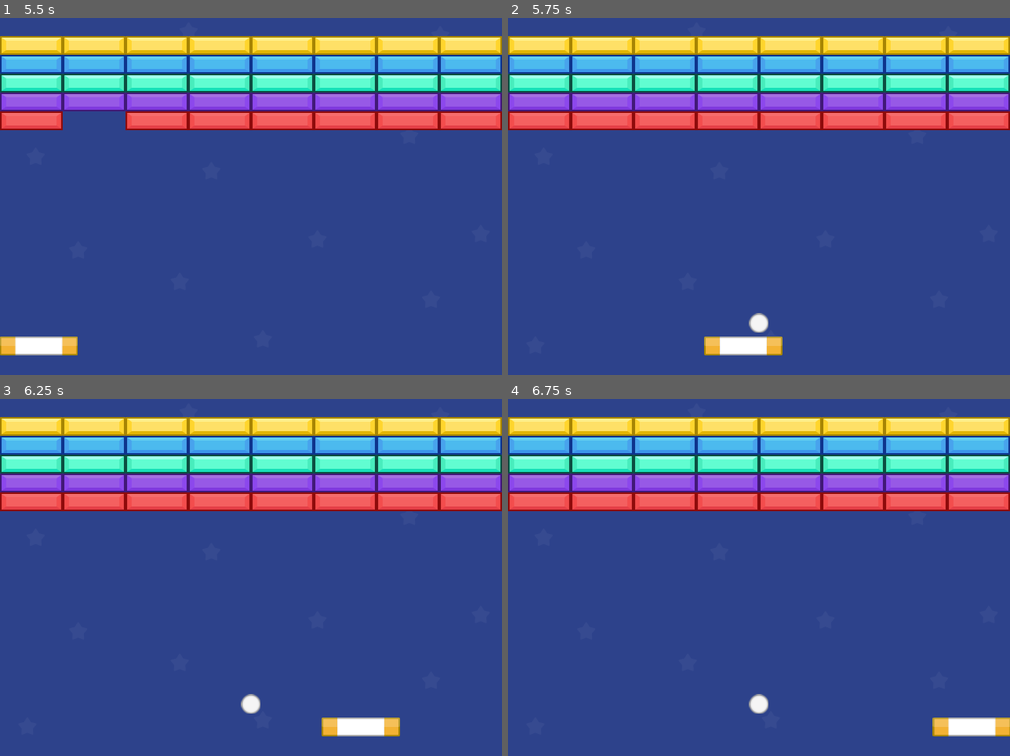
Above: before the commit, frames 1-4 (two rows, left to right).
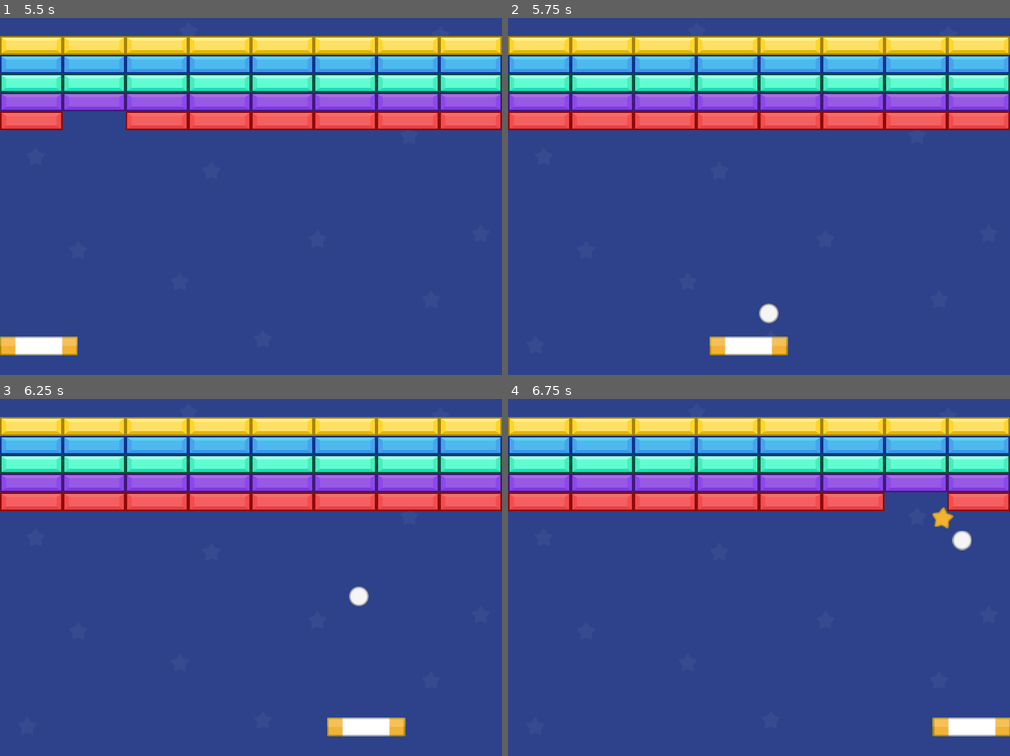
Above: after the commit, the same moments.

Repository: lukelfp/Super-Arkanoid
Game: Godot game, scene res://scenes/level_1.tscn
Two runs of this game, one before a commit and one after it. Both use one fixed random seed, a clock stepped at 60 frames per second and the inputs below.
Inputs:
- Up to frame 1 (5.5 s): tap Enter at 0.5 s; hold D (right) 0.53-1.28 s; hold Space (start) 0.53-1.28 s; hold A (left) 1.28-2.03 s; tap Space (start) at 1.35, 2.85, 3.5, 4.35 s; hold Space (start) 2.03-2.78 s; hold D (right) 2.03-3.53 s; hold Space (start) 3.53-4.28 s; hold A (left) from 3.53 s (still down); hold Space (start) from 5.03 s (still down)
- Up to frame 2 (5.75 s): keep holding A (left); keep holding Space (start)
- Up to frame 3 (6.25 s): release A (left) at 5.78 s; release Space (start) at 5.78 s; hold D (right) from 5.78 s (still down); tap Space (start) at 5.85 s
- Up to frame 4 (6.75 s): keep holding D (right); hold Space (start) from 6.53 s (still down)

Frame 1 is identical in both runs. In frame 2, 0.6% of the frame differs, in the area x 39-56%, y 80-95%; in frame 3, 0.6%; in frame 4, 1.2%, in the area x 47-93%, y 26-89%.

Commit message:
feat: remove a body when it enters death zone, except if its the ball

Diff:
--- a/scripts/environment.gd
+++ b/scripts/environment.gd
@@ -1,21 +1,16 @@
 extends Node2D
 
 @onready var timer_reset: Timer = $TimerReset
-
-# Called when the node enters the scene tree for the first time.
-func _ready() -> void:
-	pass # Replace with function body.
-
-
-# Called every frame. 'delta' is the elapsed time since the previous frame.
-func _process(delta: float) -> void:
-	pass
 
 
 func _on_death_zone_body_entered(body: Node2D) -> void:
 	if "Ball" in body.name:
 		timer_reset.start()
+	else:
+		body.queue_free()
+
 
 
 func _on_timer_reset_timeout() -> void:
+	GameManager.started = false
 	get_tree().reload_current_scene()
